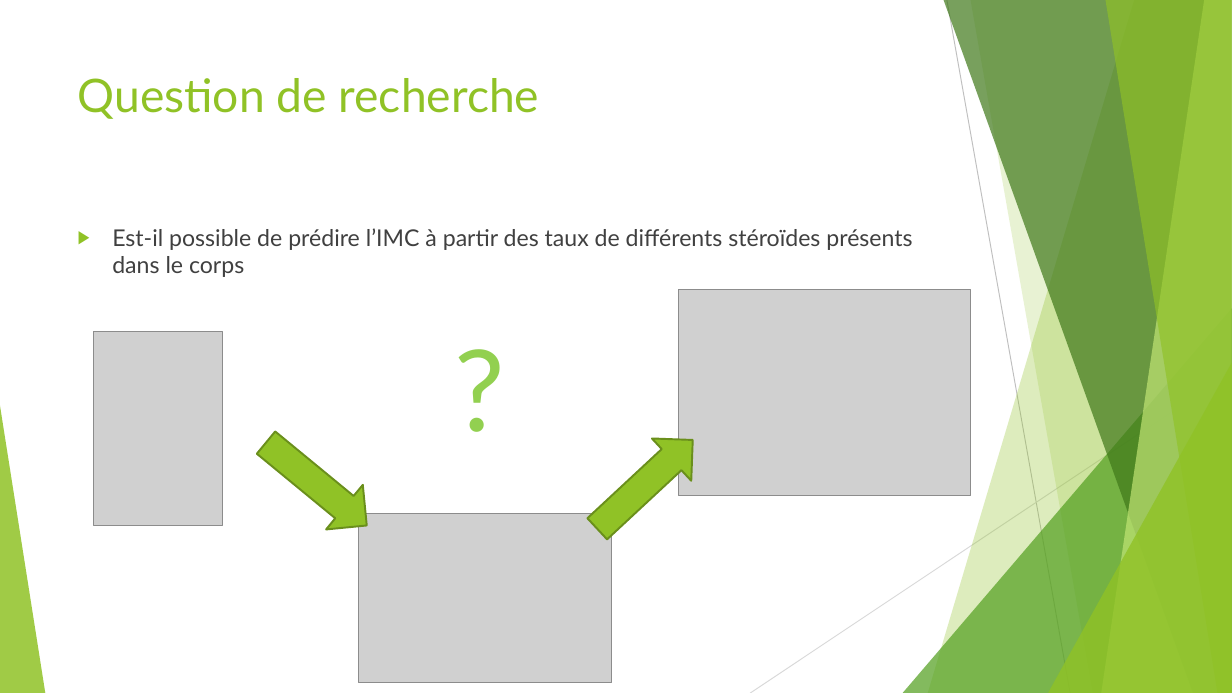
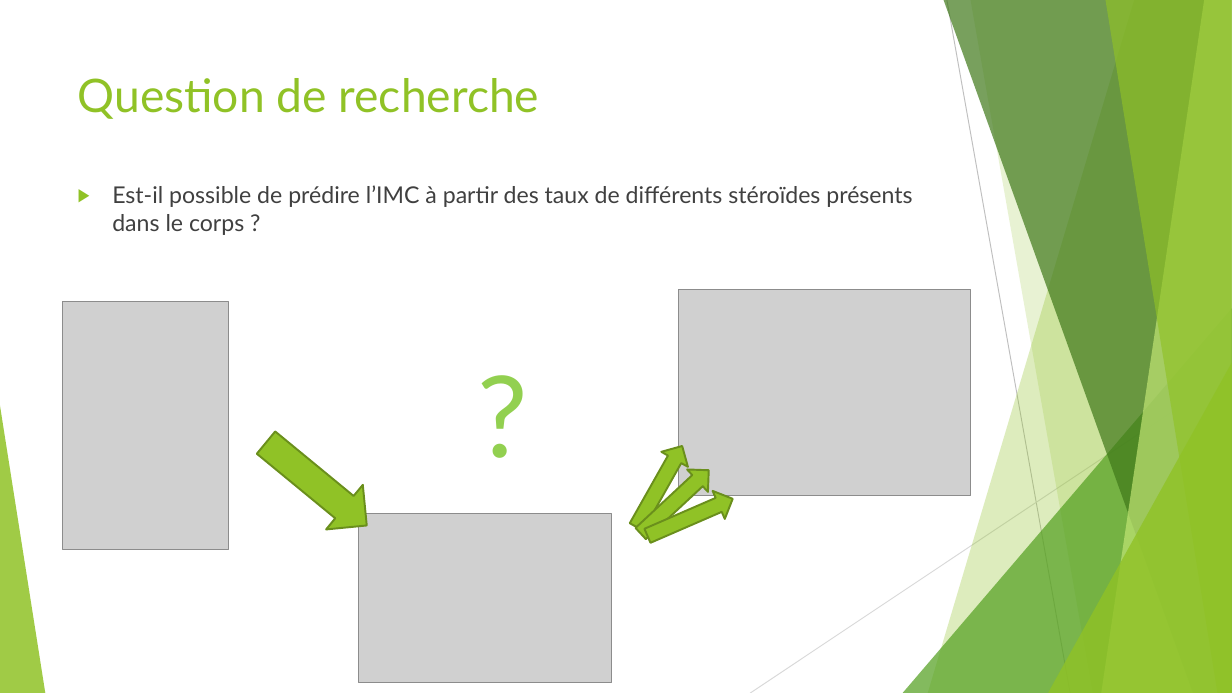
Before and after one commit to simon-baehler/LFA-Steroide, a slide deck: slide 4 of Presentations/Intermediaire/LFA_Baehler_Schowing_Intermédiaire.pptx. Drawn at 1232x693 pixels with LibreOffice and Linux fonts; fonts in the diff are those of the drawing; grey boxes stand for pictures. Boxes give left, top, right and bottom in pixels: in the first picture for what was removed or moved away, otherwise in the second. Text is boxed around its words. In the diff, an @@ line names an element or a change of style, - is before the commit and + after.

```diff
--- a/Presentations/Intermediaire/LFA_Baehler_Schowing_Intermédiaire.pptx
+++ b/Presentations/Intermediaire/LFA_Baehler_Schowing_Intermédiaire.pptx
@@ text at [112, 185, 912, 235]: text changed @@
-▶ Est-il possible de prédire l’IMC à partir des taux de différents stéroïdes présents dans le corps
+▶ Est-il possible de prédire l’IMC à partir des taux de différents stéroïdes présents dans le corps ?
@@ picture: place and size @@
-picture at [93, 331, 223, 525]
+picture at [63, 302, 228, 550]
@@ text "?": place and size @@
-text "?" at [445, 314, 518, 460]
+text "?" at [469, 340, 541, 486]
@@ right arrow at [623, 438, 696, 535]: rotation 317 to 299 degrees @@
@@ right arrow added at [631, 459, 720, 545], fill #90C226, outline #6B901C 1.5 pt @@
@@ right arrow added at [642, 485, 740, 550], fill #90C226, outline #6B901C 1.5 pt @@
```
Also in this commit, not shown: 5 other slides changed.
